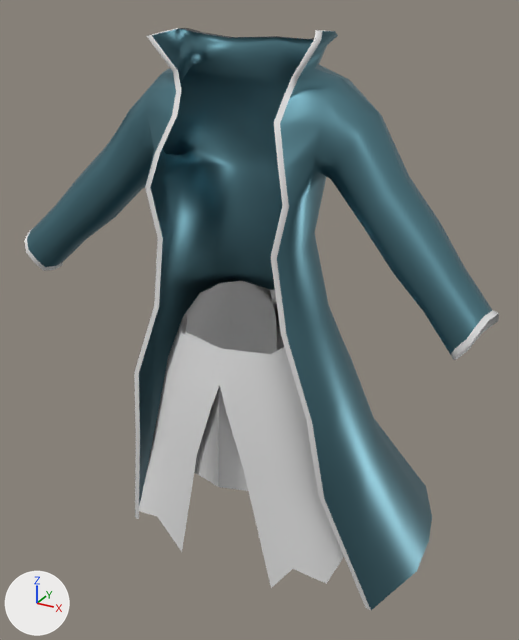
Renders of the Blender file Assets/Prefabs/Arena/clothes.blend from each side of a commit.
Rendered twice from a camera (50 mm lens) standing at (1.85, -3.19, 3.74) and looking at (-0.14, 0.44, 1.93). Lighting does not change. The marker at lower left points along +X, +Y and +Z.

The first picture shows 'Kiltthing', 'Plane', 'froc'.
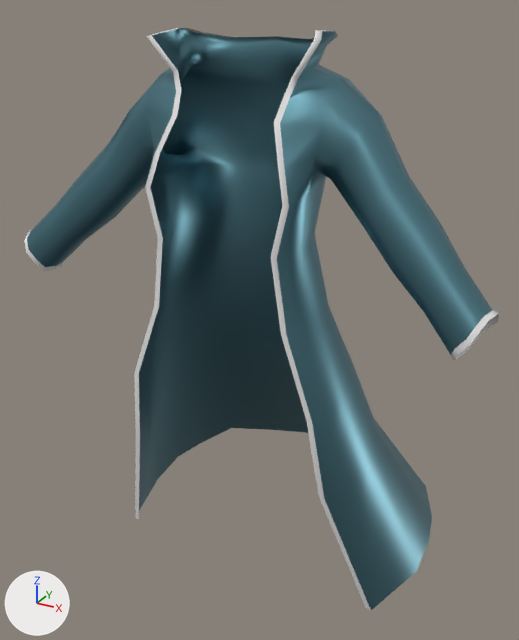
The newer file is also turned or shifted as a whole; pictures and numbers use the older file's frame.

Scene script edits in JSON lines:
```json
{"op": "remove", "block": "ob_kiltthing", "code": ["ob_kiltthing = bpy.data.objects.new('Kiltthing', me_plane_003)", "ob_kiltthing.location = (0.0, 0.0, 0.0)"]}
{"op": "remove", "block": "ob_froc", "code": ["ob_froc = bpy.data.objects.new('froc', me_plane_004)", "ob_froc.location = (0.0, 0.0, 0.0)", "ob_froc.scale = (1.18, 1.0, 1.0)"]}
```

Location of each change, (x1, y1, x2, y2) in pixels of the pictures (519 x 640 px):
```json
{"object": "froc", "change": "deleted", "before": [138, 289, 344, 588]}
{"object": "Kiltthing", "change": "deleted", "before": [182, 281, 285, 491]}
```
